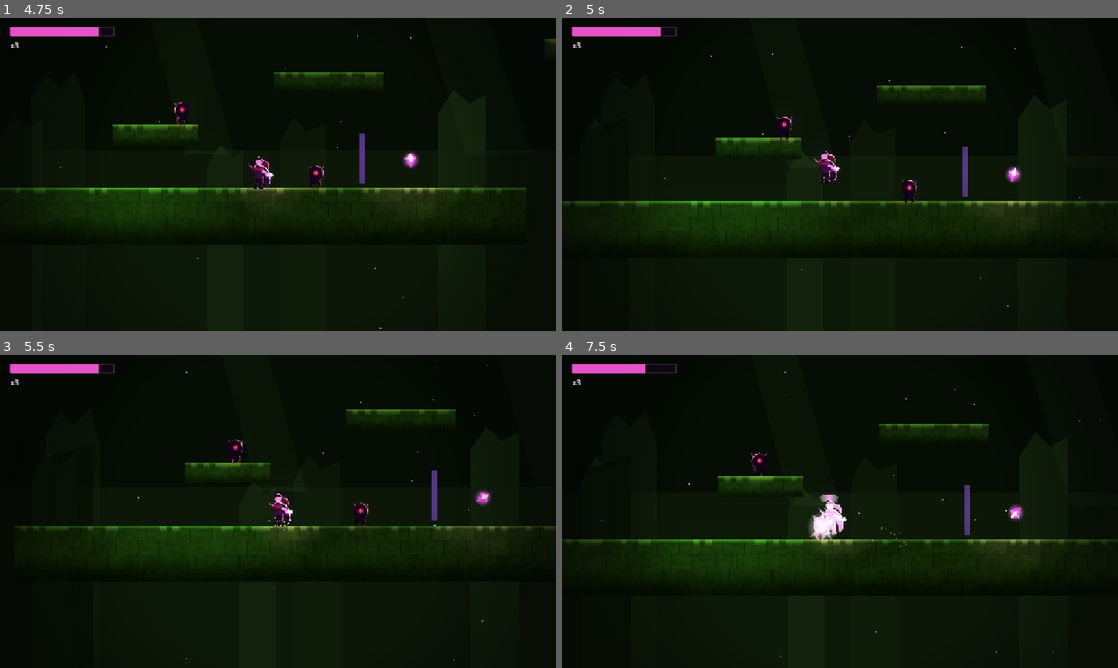
Above: before the commit, frames 1-4 (two rows, left to right).
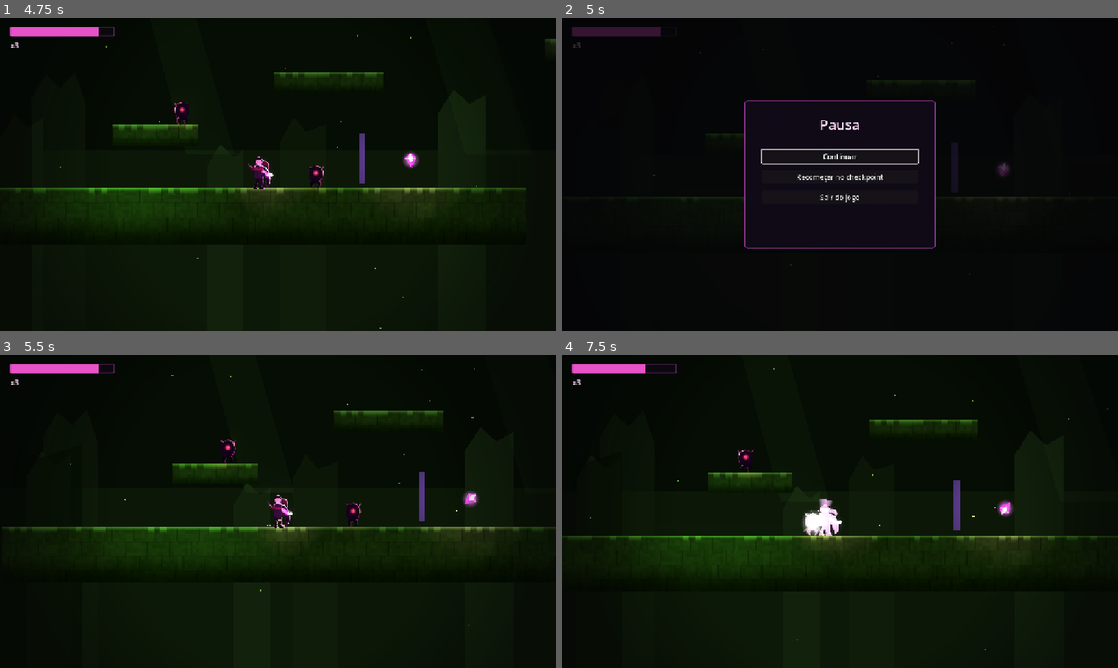
Above: after the commit, the same moments.

Repository: paulogomesextp/koliani
Game: Godot game, scene res://scenes/Main.tscn
Two runs of this game, one before a commit and one after it. Both use one fixed random seed, a clock stepped at 60 frames per second and the inputs below.
Inputs (mouse positions are in pixels of both pictures, inside the frame that each line leads up to):
- Up to frame 1 (4.75 s): tap Enter at 0.5 s; move the mouse to (400, 158) at 0.52 s; hold Space (saltar) 0.53-1.28 s; hold Right (mover_direita) 0.53-2.03 s; tap J (atacar) at 0.6, 1.55, 2.1, 3.05, 4.55 s; click (400, 158) at 0.67 s; move the mouse to (166, 190) at 1.27 s; tap Space (saltar) at 1.35, 1.52, 1.82, 3.02, 3.32, 4.52 s; move the mouse to (333, 105) at 2.02 s; hold Left (mover_esquerda) 2.03-2.78 s; hold Space (saltar) 2.03-2.78 s; move the mouse to (250, 237) at 2.77 s; hold Right (mover_direita) 2.78-4.28 s; tap K (dash) at 2.85 s; click (250, 237) at 2.92 s; move the mouse to (444, 221) at 3.52 s; hold Space (saltar) 3.53-4.28 s; tap I (diario) at 3.6 s; tap Escape (ui_cancel) at 4.15 s; move the mouse to (111, 127) at 4.27 s; hold Left (mover_esquerda) from 4.28 s (still down); tap Shift (rolar) at 4.35 s
- Up to frame 2 (5 s): keep holding Left (mover_esquerda); tap Space (saltar) at 4.82 s; tap P (pausa, bound only after the commit) at 4.9 s
- Up to frame 3 (5.5 s): release Left (mover_esquerda) at 5 s; click (278, 492) at 5 s, where only the run after the commit has a clickable "Continuar"
- Up to frame 4 (7.5 s): move the mouse to (867, 511) at 5.77 s; hold Right (mover_direita) 5.78-6.53 s; hold Space (saltar) 5.78-6.53 s; tap J (atacar) at 5.85, 6.8, 7.35 s; click (867, 511) at 5.92 s; move the mouse to (756, 433) at 6.52 s; hold Left (mover_esquerda) from 6.53 s (still down); tap Space (saltar) at 6.6, 6.77, 7.07 s; move the mouse to (962, 495) at 7.27 s; hold Space (saltar) from 7.28 s (still down)

Frame 1 is identical in both runs. In frame 2, 12% of the frame differs, in the area x 0-100%, y 2-100%; in frame 3, 2.4%; in frame 4, 4.1%.

Commit message:
Menu de pausa (P / botao do HUD): continuar, recomecar, sair
- scripts/pausa.gd + scenes/ui/Pausa.tscn, instanciados pelo main.gd como
  o diario. Poe get_tree().paused; process_mode = ALWAYS.
- Acao de input "pausa" (tecla P) + TouchScreenButton no HUD (abaixo do
  diario). Fecha com "pausa" ou ui_cancel (Esc).
- Diario e pausa nao abrem um por cima do outro: ambos so abrem se
  get_tree().paused for falso.
- "Recomecar no checkpoint" usa Transicao.fechar_e(reload_current_scene);
  "Sair do jogo" faz get_tree().quit().
- Verificado no build Web (abrir/fechar/recomecar com fade) + testes e
  arranque headless das 4 cenas de nivel + Main sem erros.

Co-Authored-By: Claude Sonnet 5 <noreply@anthropic.com>

Diff:
--- a/project.godot
+++ b/project.godot
@@ -74,6 +74,11 @@
 , Object(InputEventKey,"resource_local_to_scene":false,"resource_name":"","device":-1,"window_id":0,"alt_pressed":false …(186 unchanged characters)…
 ]
 }
+pausa={
+"deadzone": 0.5,
+"events": [Object(InputEventKey,"resource_local_to_scene":false,"resource_name":"","device":-1,"window_id":0,"alt_pressed":false,"shift_pressed":false,"ctrl_pressed":false,"meta_pressed":false,"pressed":false,"keycode":0,"physical_keycode":80,"key_label":0,"unicode":0,"location":0,"echo":false,"script":null)
+]
+}
 
 [layer_names]
 
--- a/scenes/ui/HUD.tscn
+++ b/scenes/ui/HUD.tscn
@@ -106,3 +106,9 @@
 shape = SubResource("RectangleShape2D_botao")
 visibility_mode = 1
 action = &"diario"
+
+[node name="Pausa" type="TouchScreenButton" parent="Toque"]
+position = Vector2(1180, 140)
+shape = SubResource("RectangleShape2D_botao")
+visibility_mode = 1
+action = &"pausa"
--- /dev/null
+++ b/scenes/ui/Pausa.tscn
@@ -0,0 +1,71 @@
+[gd_scene load_steps=3 format=3 uid="uid://bkolianipausa01"]
+
+[ext_resource type="Script" path="res://scripts/pausa.gd" id="1_pausa"]
+
+[sub_resource type="StyleBoxFlat" id="StyleBoxFlat_painel"]
+content_margin_left = 40.0
+content_margin_top = 32.0
+content_margin_right = 40.0
+content_margin_bottom = 32.0
+bg_color = Color(0.06, 0.04, 0.09, 0.98)
+border_width_left = 2
+border_width_top = 2
+border_width_right = 2
+border_width_bottom = 2
+border_color = Color(0.6, 0.22, 0.6, 0.9)
+corner_radius_top_left = 6
+corner_radius_top_right = 6
+corner_radius_bottom_right = 6
+corner_radius_bottom_left = 6
+
+[node name="Pausa" type="CanvasLayer"]
+layer = 20
+script = ExtResource("1_pausa")
+
+[node name="Fundo" type="ColorRect" parent="."]
+anchors_preset = 15
+anchor_right = 1.0
+anchor_bottom = 1.0
+color = Color(0.02, 0.015, 0.03, 0.78)
+
+[node name="Painel" type="PanelContainer" parent="."]
+anchors_preset = 8
+anchor_left = 0.5
+anchor_top = 0.5
+anchor_right = 0.5
+anchor_bottom = 0.5
+offset_left = -220.0
+offset_top = -170.0
+offset_right = 220.0
+offset_bottom = 170.0
+grow_horizontal = 2
+grow_vertical = 2
+theme_override_styles/panel = SubResource("StyleBoxFlat_painel")
+
+[node name="Coluna" type="VBoxContainer" parent="Painel"]
+layout_mode = 2
+theme_override_constants/separation = 16
+
+[node name="Titulo" type="Label" parent="Painel/Coluna"]
+layout_mode = 2
+horizontal_alignment = 1
+text = "Pausa"
+theme_override_colors/font_color = Color(1, 0.85, 0.98, 1)
+theme_override_font_sizes/font_size = 32
+
+[node name="Separador" type="HSeparator" parent="Painel/Coluna"]
+layout_mode = 2
+
+[node name="Continuar" type="Button" parent="Painel/Coluna"]
+layout_mode = 2
+focus_neighbor_top = NodePath("../Sair")
+focus_neighbor_bottom = NodePath("../Recomecar")
+text = "Continuar"
+
+[node name="Recomecar" type="Button" parent="Painel/Coluna"]
+layout_mode = 2
+text = "Recomeçar no checkpoint"
+
+[node name="Sair" type="Button" parent="Painel/Coluna"]
+layout_mode = 2
+text = "Sair do jogo"
--- a/scripts/diario.gd
+++ b/scripts/diario.gd
@@ -28,7 +28,8 @@
 func _alternar() -> void:
 	if visible:
 		_fechar()
-	else:
+	elif not get_tree().paused:
+		# não abrir por cima de outra coisa que já segura a pausa (menu de pausa)
 		_abrir()
 
 
--- a/scripts/main.gd
+++ b/scripts/main.gd
@@ -6,6 +6,7 @@
 
 const CENA_HUD := preload("res://scenes/ui/HUD.tscn")
 const CENA_DIARIO := preload("res://scenes/ui/Diario.tscn")
+const CENA_PAUSA := preload("res://scenes/ui/Pausa.tscn")
 const FIM_CAMPANHA := preload("res://scripts/fim_campanha.gd")
 
 
@@ -25,6 +26,7 @@
 
 	add_child(CENA_HUD.instantiate())
 	add_child(CENA_DIARIO.instantiate())
+	add_child(CENA_PAUSA.instantiate())
 
 	# `godot --path . -- --foto[=ficheiro]`: tira uma captura e sai (dev).
 	for a in OS.get_cmdline_user_args():
--- /dev/null
+++ b/scripts/pausa.gd
@@ -0,0 +1,52 @@
+extends CanvasLayer
+## Menu de pausa. Abre/fecha com a ação `pausa` (tecla P ou o botão do HUD)
+## e com `ui_cancel` (Esc) enquanto está aberto. Põe a árvore em pausa
+## (`get_tree().paused`) e oferece: continuar, recomeçar no checkpoint e
+## sair. O diário usa o mesmo esquema -- só um deles segura a pausa de cada
+## vez (ambos só abrem se a árvore ainda não estiver em pausa).
+
+@onready var _painel: Control = $Painel
+@onready var _continuar: Button = $Painel/Coluna/Continuar
+@onready var _recomecar: Button = $Painel/Coluna/Recomecar
+@onready var _sair: Button = $Painel/Coluna/Sair
+
+
+func _ready() -> void:
+	visible = false
+	process_mode = Node.PROCESS_MODE_ALWAYS
+	_continuar.pressed.connect(_fechar)
+	_recomecar.pressed.connect(_ao_recomecar)
+	_sair.pressed.connect(_ao_sair)
+
+
+func _process(_dt: float) -> void:
+	# em _process (não em _input) para apanhar também o TouchScreenButton do
+	# HUD, que sinaliza a ação sem gerar um InputEvent que propague
+	if Input.is_action_just_pressed("pausa"):
+		if visible:
+			_fechar()
+		elif not get_tree().paused:
+			_abrir()
+	elif visible and Input.is_action_just_pressed("ui_cancel"):
+		_fechar()
+
+
+func _abrir() -> void:
+	visible = true
+	get_tree().paused = true
+	_continuar.grab_focus()
+
+
+func _fechar() -> void:
+	visible = false
+	get_tree().paused = false
+
+
+func _ao_recomecar() -> void:
+	get_tree().paused = false
+	Transicao.fechar_e(get_tree().reload_current_scene)
+
+
+func _ao_sair() -> void:
+	get_tree().paused = false
+	get_tree().quit()
Not shown, added: scripts/pausa.gd.uid
Not shown, changed: README.md
Not shown, changed: docs/design.md
Not shown, changed: docs/testar.md
